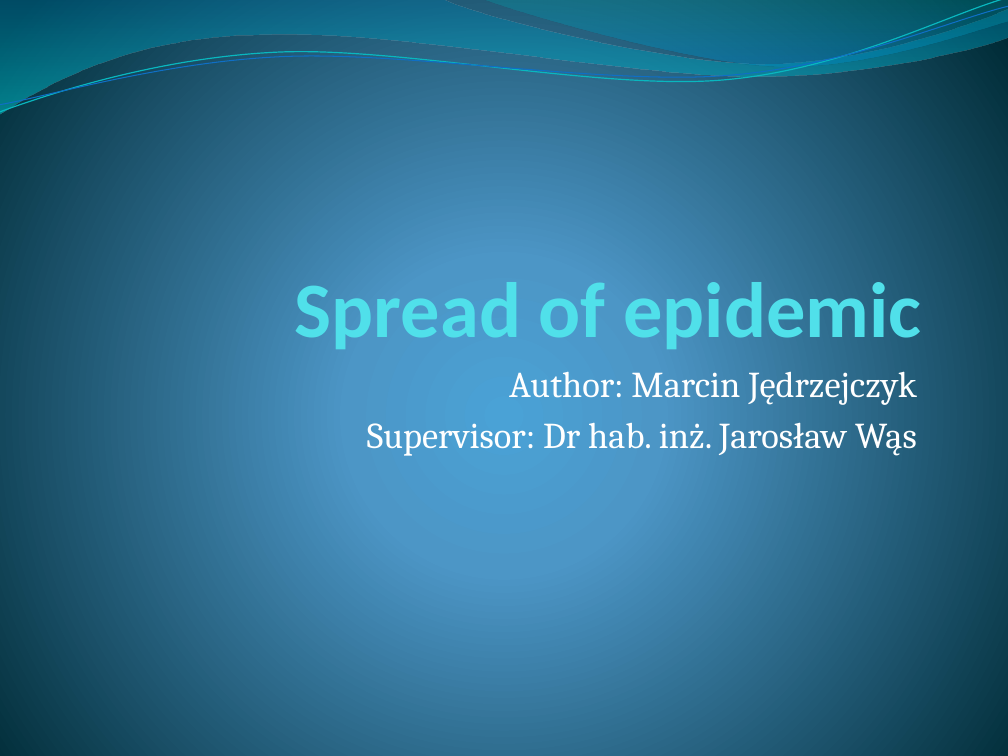
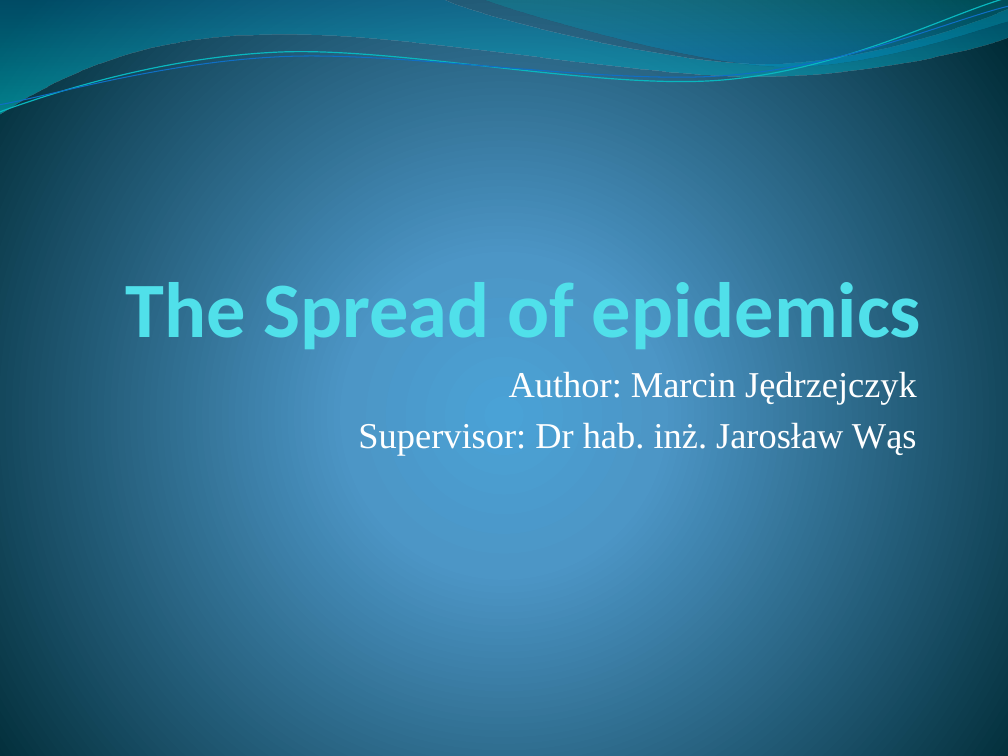
Before and after one commit to Dylek/AgentProject, a slide deck: slide 1 of doku/Presentation.pptx. Drawn at 1008x756 pixels with LibreOffice and Linux fonts; fonts in the diff are those of the drawing. Boxes give left, top, right and bottom in pixels: in the first picture for what was removed or moved away, otherwise in the second. Text is boxed around its words. In the diff, an @@ line names an element or a change of style, - is before the commit and + after.

```diff
--- a/doku/Presentation.pptx
+++ b/doku/Presentation.pptx
@@ title at <box>125,271,921,355</box>: text changed @@
-Spread of epidemic
+The Spread of epidemics
@@ subtitle "Author: Marcin Jędrzejczyk" at <box>358,371,917,455</box>: font Cambria to Times New Roman @@
```
Also in this commit, not shown: 3 other slides changed, 15 other files.
